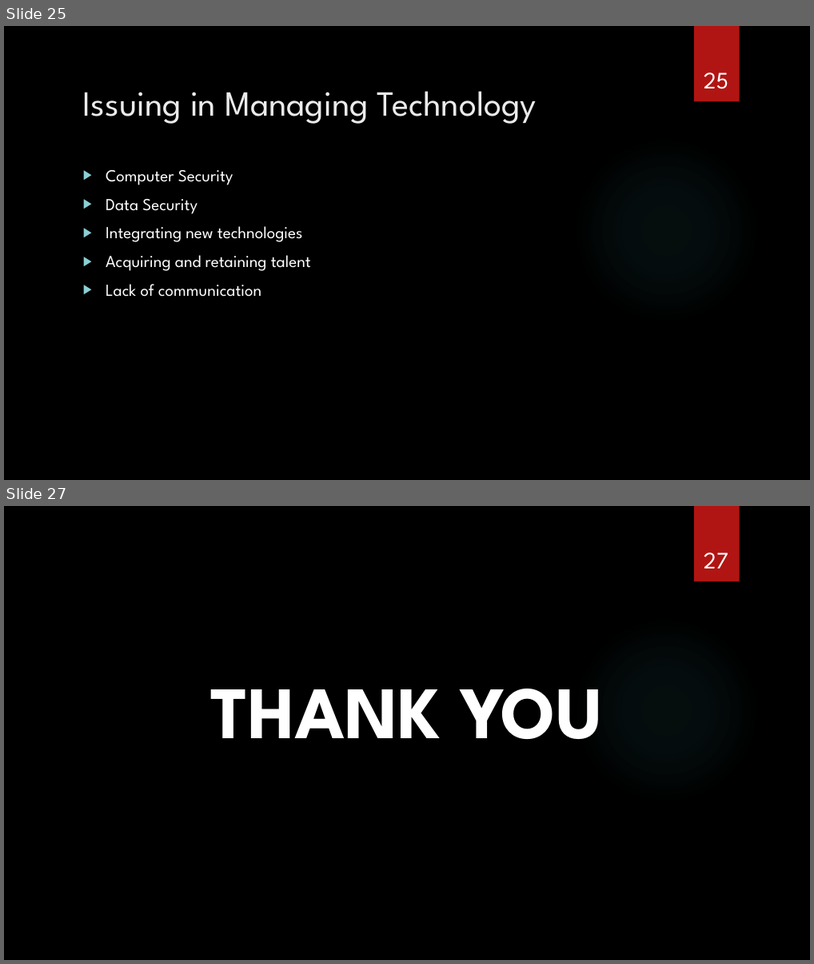
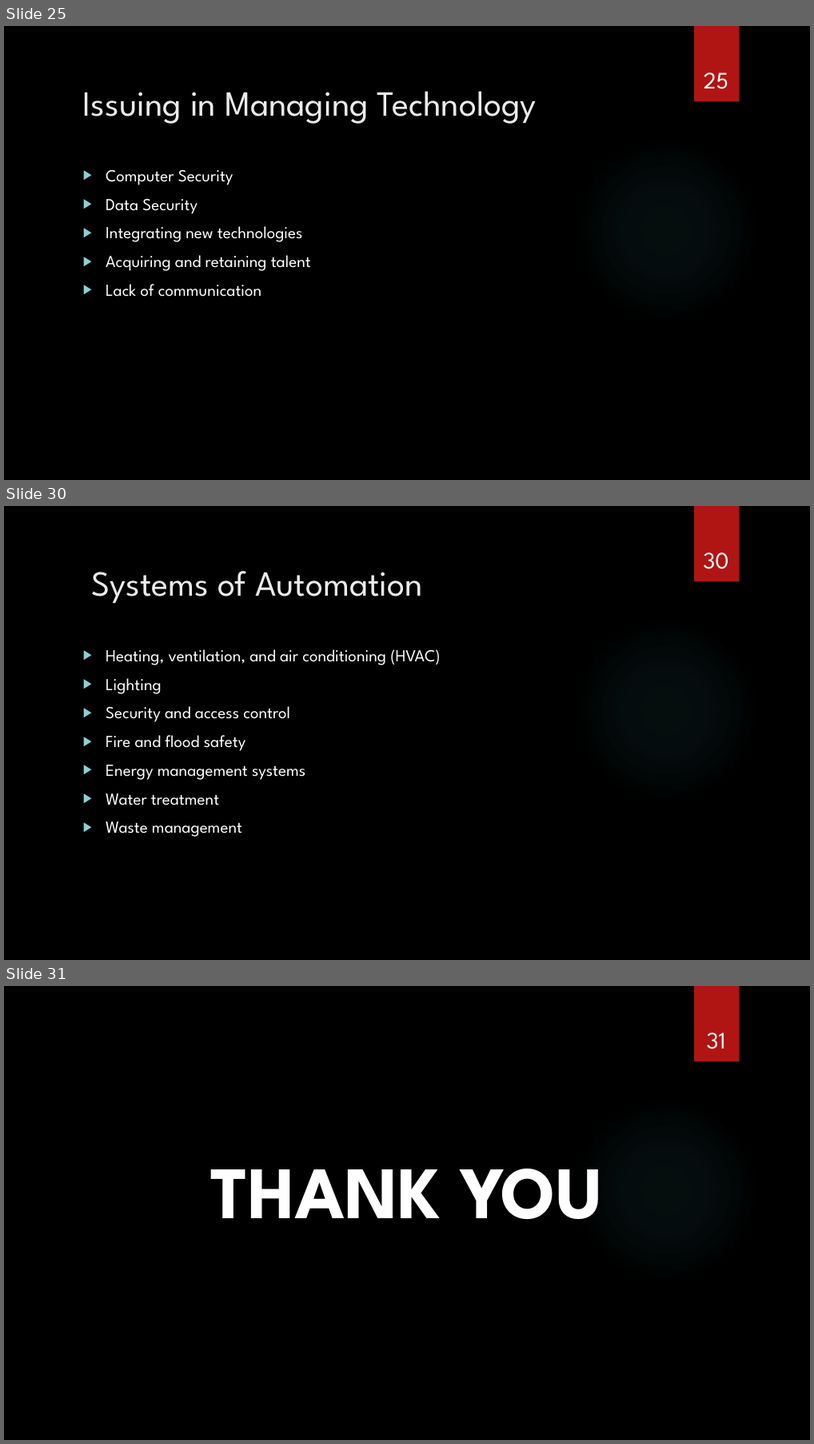
Before and after one commit to spaggiari65/present, a slide deck: Chapter12.pptx. Shown one above the other, each under a label of ours: slides 25 and 27 before the commit, slides 25, 30 and 31 after it; the slides between them are not shown. The pictures are 814x964 and 814x1444 pixels, drawn with LibreOffice and Linux fonts; fonts in the diff are those of the drawing; background and template pictures are left out. Boxes give left, top, right and bottom in pixels: in the first picture for what was removed or moved away, otherwise in the second. Text is boxed around its words. In the diff, an @@ line names an element or a change of style, - is before the commit and + after.

```diff
--- a/Chapter12.pptx
+++ b/Chapter12.pptx
@@ slide 30 added at box(4, 506, 810, 960), background picture (left out); not listed: 2 template elements that a slide beside it also shows @@
@@ page number added at box(703, 552, 729, 569), 28 pt, text #FFFFFF @@
+30
@@ title added at box(92, 571, 423, 603), 42 pt, text #EBEBEB @@
+Systems of Automation
@@ text added at box(106, 649, 440, 836), 20 pt, text #FFFFFF @@
+▶ Heating, ventilation, and air conditioning (HVAC)
+▶ Lighting
+▶ Security and access control
+▶ Fire and flood safety
+▶ Energy management systems
+▶ Water treatment
+▶ Waste management
@@ what was slide 27 is now slide 31 @@
@@ page number at box(707, 1032, 726, 1049): text changed @@
-27
+31
```
Also in this commit, not shown: 9 slides changed, 3 other slides added.
